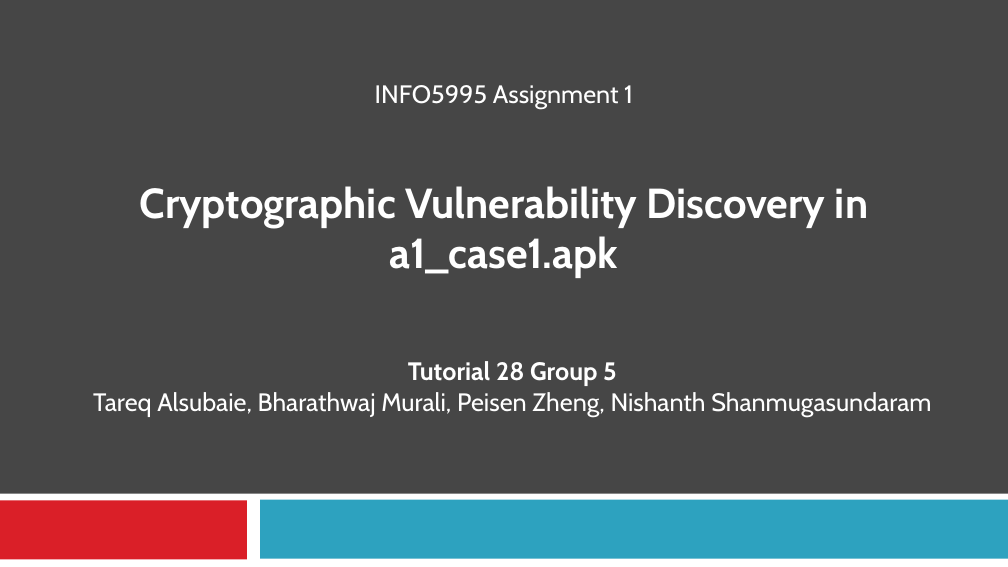
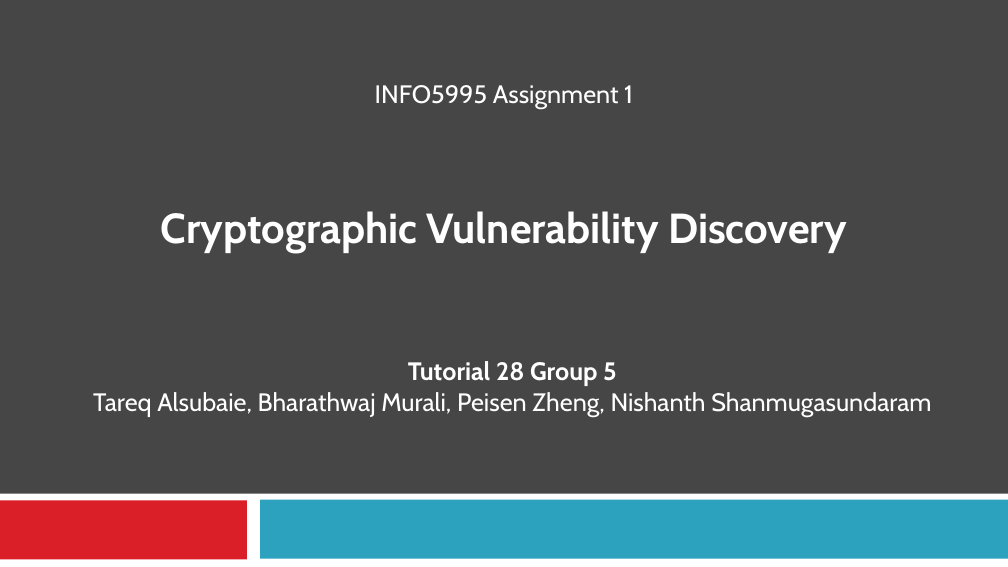
Before and after one commit to TareqAlsubaie/INFO5995-A1, a slide deck: slide 1 of Presentation/Assignment1_Presentation.pptx. Drawn at 1008x567 pixels with LibreOffice and Linux fonts; fonts in the diff are those of the drawing. Boxes give left, top, right and bottom in pixels: in the first picture for what was removed or moved away, otherwise in the second. Text is boxed around its words. In the diff, an @@ line names an element or a change of style, - is before the commit and + after.

Commit message:
presentation edits

```diff
--- a/Presentation/Assignment1_Presentation.pptx
+++ b/Presentation/Assignment1_Presentation.pptx
@@ text at bbox=[161, 211, 847, 253]: text changed @@
-Cryptographic Vulnerability Discovery in a1_case1.apk
+Cryptographic Vulnerability Discovery
```
Also in this commit, not shown: 2 other slides changed, 2 other files.
